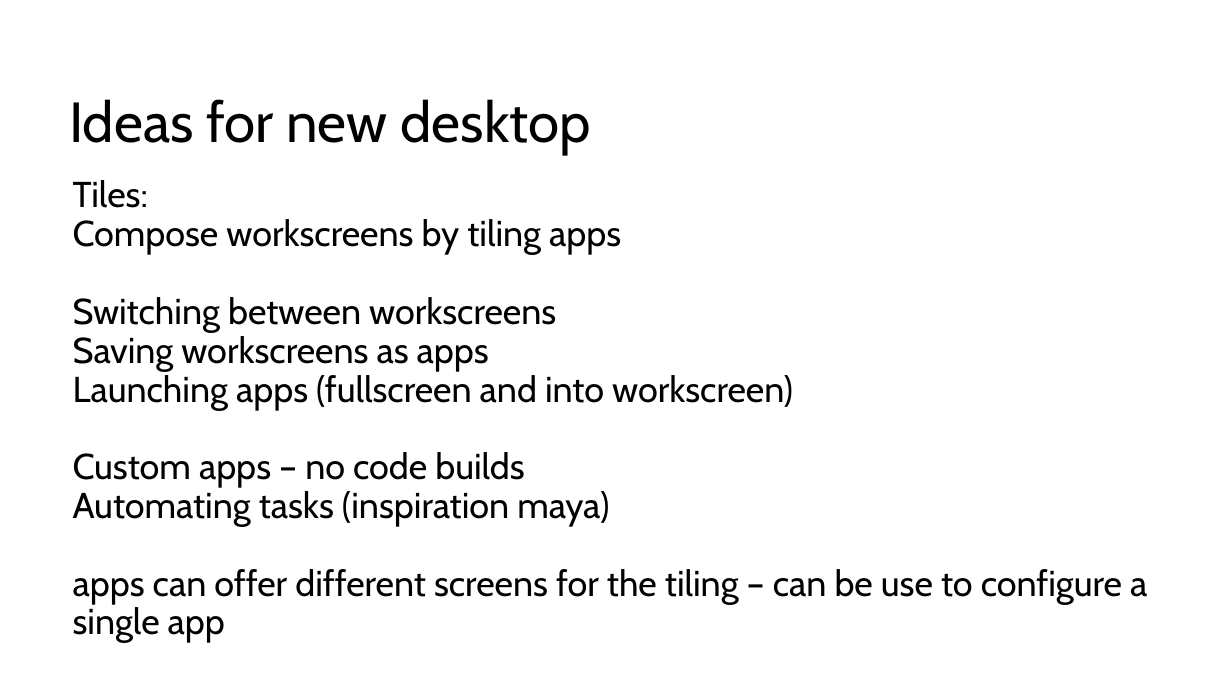
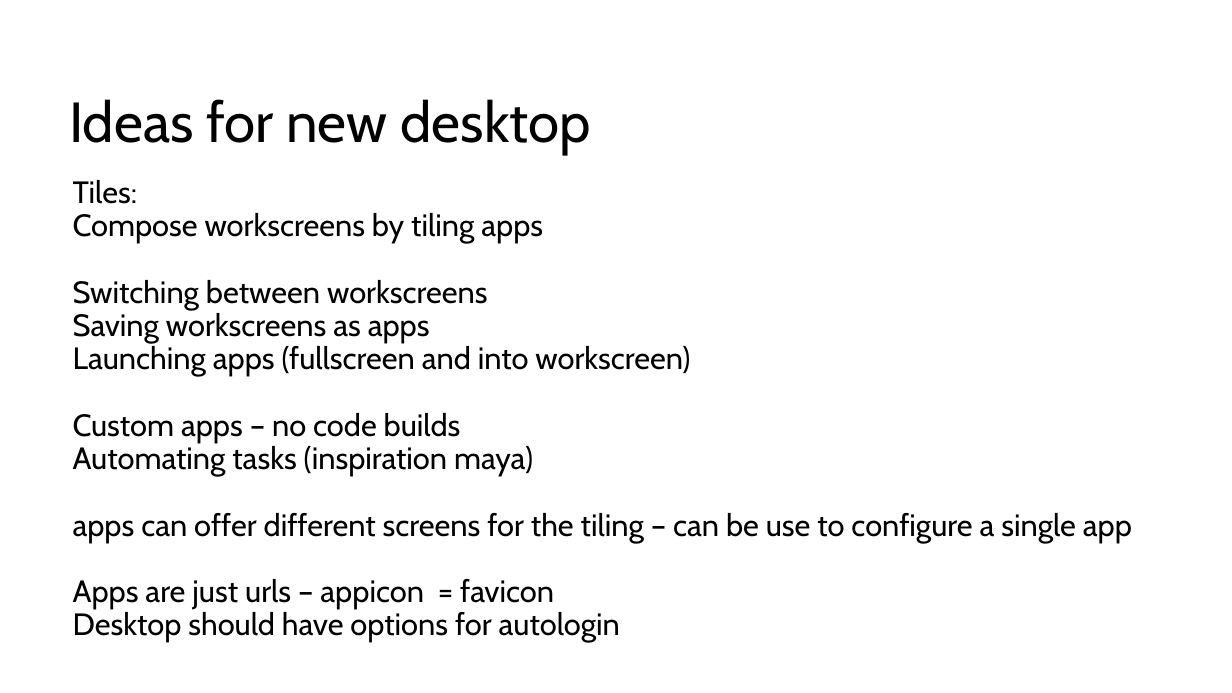
Before and after one commit to phook/Dawn, a slide deck: slide 7 of Editor Google Material Mockup.pptx. Drawn at 1232x693 pixels with LibreOffice and Linux fonts; fonts in the diff are those of the drawing. Boxes give left, top, right and bottom in pixels: in the first picture for what was removed or moved away, otherwise in the second. Text is boxed around its words. In the diff, an @@ line names an element or a change of style, - is before the commit and + after.

```diff
--- a/Editor Google Material Mockup.pptx
+++ b/Editor Google Material Mockup.pptx
@@ text at (73,180,1132,542): size 28 to 24 pt in "Tiles:", "Compose workscreens by tiling apps", "Switching between workscreens", "Saving workscreens as apps" and 4 more places @@
@@ text at (73,579,620,642): paragraphs added @@
+Apps are just urls – appicon = favicon
+Desktop should have options for autologin
```
Also in this commit, not shown: 1 other slide changed, 1 slide added, 14 other files.
